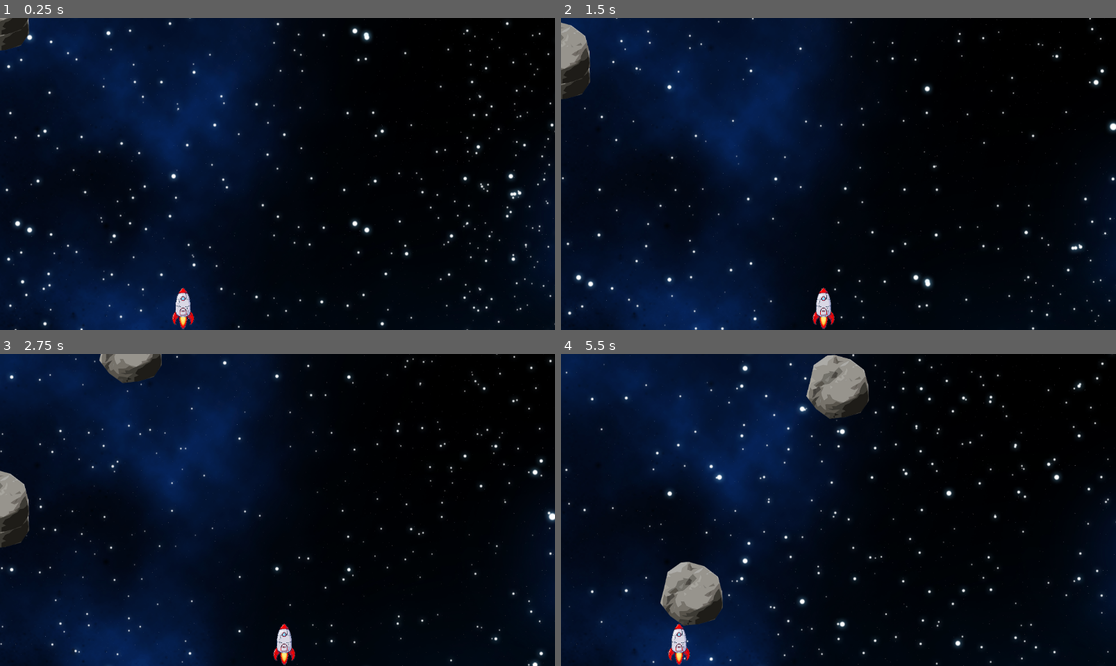
Above: before the commit, frames 1-4 (two rows, left to right).
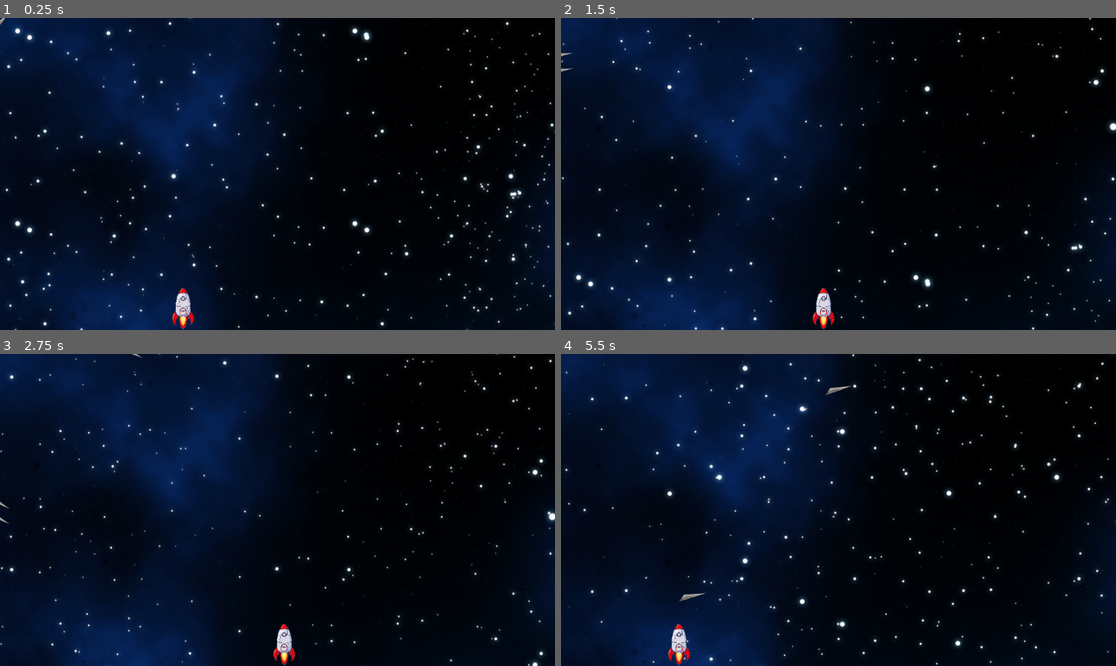
Above: after the commit, the same moments.

Repository: FabianLolo79/ShootEmUp-grupo13
Game: Godot game, scene res://Scenes/main.tscn
The game is run twice, just before and just after one commit, with the same random seed, the same clock (stepped at 60 frames per second) and the same inputs. The project has no main scene, so this scene is started directly.
Inputs:
- Up to frame 1 (0.25 s): no input
- Up to frame 2 (1.5 s): hold Right (ui_right) 0.53-1.28 s; hold Left (ui_left) from 1.28 s (still down)
- Up to frame 3 (2.75 s): release Left (ui_left) at 2.03 s; hold Right (ui_right) from 2.03 s (still down)
- Up to frame 4 (5.5 s): release Right (ui_right) at 2.78 s; hold Up (ui_up) 2.78-3.53 s; hold Left (ui_left) from 3.53 s (still down)

The runs differ from the first frame. In frame 1, 0.5% of the frame differs, in the area x 0-6%, y 0-11%; in frame 2, 1.1%; in frame 3, 1.9%; in frame 4, 3.5%, in the area x 17-56%, y 0-88%.

Commit message:
animation Idle en la roca y comienzo de explotion

Diff:
--- a/Scenes/nave.tscn
+++ b/Scenes/nave.tscn
@@ -13,7 +13,7 @@
 
 [node name="CollisionPolygon2D" type="CollisionPolygon2D" parent="."]
 
-[node name="Area2D" type="Area2D" parent="."]
+[node name="Area2D" type="Area2D" parent="." groups=["nave"]]
 
 [node name="CollisionPolygon2D" type="CollisionPolygon2D" parent="Area2D"]
 
--- a/Scenes/roca.tscn
+++ b/Scenes/roca.tscn
@@ -1,26 +1,162 @@
-[gd_scene load_steps=4 format=3 uid="uid://cc0x7nrsq370s"]
+[gd_scene load_steps=9 format=3 uid="uid://cc0x7nrsq370s"]
 
 [ext_resource type="Script" path="res://enemy.gd" id="1_gw8w0"]
 [ext_resource type="Texture2D" uid="uid://cnat6txgpyenu" path="res://Assets/Enemy/Roca.png" id="2_5j8id"]
+[ext_resource type="Texture2D" uid="uid://dntia8bi0spj3" path="res://Assets/Explosion.png" id="3_15hp5"]
 
 [sub_resource type="CircleShape2D" id="CircleShape2D_qvixq"]
 radius = 63.0079
 
+[sub_resource type="Animation" id="Animation_iq88r"]
+resource_name = "Idle"
+loop_mode = 1
+tracks/0/type = "value"
+tracks/0/imported = false
+tracks/0/enabled = true
+tracks/0/path = NodePath("Sprite2D:texture")
+tracks/0/interp = 1
+tracks/0/loop_wrap = true
+tracks/0/keys = {
+"times": PackedFloat32Array(0),
+"transitions": PackedFloat32Array(1),
+"update": 1,
+"values": [ExtResource("2_5j8id")]
+}
+tracks/1/type = "value"
+tracks/1/imported = false
+tracks/1/enabled = true
+tracks/1/path = NodePath("Sprite2D:rotation")
+tracks/1/interp = 1
+tracks/1/loop_wrap = true
+tracks/1/keys = {
+"times": PackedFloat32Array(0, 0.1, 0.2, 0.3, 0.4, 0.5, 0.6, 0.7, 0.8, 0.9, 1),
+"transitions": PackedFloat32Array(1, 1, 1, 1, 1, 1, 1, 1, 1, 1, 1),
+"update": 0,
+"values": [0.0, 0.261799, 0.523599, 0.785398, 1.0472, 1.309, 1.5708, 1.8326, 2.0944, 2.35619, 2.61799]
+}
+
+[sub_resource type="Animation" id="Animation_4vlxx"]
+resource_name = "Explotion"
+loop_mode = 1
+step = 0.1
+tracks/0/type = "value"
+tracks/0/imported = false
+tracks/0/enabled = true
+tracks/0/path = NodePath("Sprite2D:hframes")
+tracks/0/interp = 1
+tracks/0/loop_wrap = true
+tracks/0/keys = {
+"times": PackedFloat32Array(0),
+"transitions": PackedFloat32Array(1),
+"update": 1,
+"values": [10]
+}
+tracks/1/type = "value"
+tracks/1/imported = false
+tracks/1/enabled = true
+tracks/1/path = NodePath("Sprite2D:texture")
+tracks/1/interp = 1
+tracks/1/loop_wrap = true
+tracks/1/keys = {
+"times": PackedFloat32Array(0),
+"transitions": PackedFloat32Array(1),
+"update": 1,
+"values": [ExtResource("3_15hp5")]
+}
+tracks/2/type = "value"
+tracks/2/imported = false
+tracks/2/enabled = true
+tracks/2/path = NodePath("Sprite2D:frame")
+tracks/2/interp = 1
+tracks/2/loop_wrap = true
+tracks/2/keys = {
+"times": PackedFloat32Array(0, 0.1, 0.2, 0.3, 0.4, 0.5, 0.6, 0.7, 0.8, 0.9),
+"transitions": PackedFloat32Array(1, 1, 1, 1, 1, 1, 1, 1, 1, 1),
+"update": 1,
+"values": [0, 1, 2, 3, 4, 5, 6, 7, 8, 9]
+}
+
+[sub_resource type="Animation" id="Animation_cejm1"]
+length = 0.001
+tracks/0/type = "value"
+tracks/0/imported = false
+tracks/0/enabled = true
+tracks/0/path = NodePath("Sprite2D:texture")
+tracks/0/interp = 1
+tracks/0/loop_wrap = true
+tracks/0/keys = {
+"times": PackedFloat32Array(0),
+"transitions": PackedFloat32Array(1),
+"update": 1,
+"values": [ExtResource("2_5j8id")]
+}
+tracks/1/type = "value"
+tracks/1/imported = false
+tracks/1/enabled = true
+tracks/1/path = NodePath("Sprite2D:rotation")
+tracks/1/interp = 1
+tracks/1/loop_wrap = true
+tracks/1/keys = {
+"times": PackedFloat32Array(0),
+"transitions": PackedFloat32Array(1),
+"update": 0,
+"values": [0.0]
+}
+tracks/2/type = "value"
+tracks/2/imported = false
+tracks/2/enabled = true
+tracks/2/path = NodePath("Sprite2D:hframes")
+tracks/2/interp = 1
+tracks/2/loop_wrap = true
+tracks/2/keys = {
+"times": PackedFloat32Array(0),
+"transitions": PackedFloat32Array(1),
+"update": 1,
+"values": [10]
+}
+tracks/3/type = "value"
+tracks/3/imported = false
+tracks/3/enabled = true
+tracks/3/path = NodePath("Sprite2D:frame")
+tracks/3/interp = 1
+tracks/3/loop_wrap = true
+tracks/3/keys = {
+"times": PackedFloat32Array(0),
+"transitions": PackedFloat32Array(1),
+"update": 1,
+"values": [0]
+}
+
+[sub_resource type="AnimationLibrary" id="AnimationLibrary_kcs26"]
+_data = {
+"Explotion": SubResource("Animation_4vlxx"),
+"Idle": SubResource("Animation_iq88r"),
+"RESET": SubResource("Animation_cejm1")
+}
+
 [node name="Roca" type="RigidBody2D"]
 gravity_scale = 0.1
 script = ExtResource("1_gw8w0")
-metadata/_edit_group_ = true
 
 [node name="Sprite2D" type="Sprite2D" parent="."]
 scale = Vector2(0.6, 0.6)
 texture = ExtResource("2_5j8id")
+hframes = 10
 
 [node name="Area2D" type="Area2D" parent="." groups=["roca"]]
 
 [node name="CollisionShape2D" type="CollisionShape2D" parent="Area2D"]
+visible = false
 position = Vector2(-4, 3)
 shape = SubResource("CircleShape2D_qvixq")
 
 [node name="VisibleOnScreenNotifier2D" type="VisibleOnScreenNotifier2D" parent="."]
+visible = false
+
+[node name="AnimationPlayer" type="AnimationPlayer" parent="."]
+libraries = {
+"": SubResource("AnimationLibrary_kcs26")
+}
+autoplay = "Idle"
 
 [connection signal="area_entered" from="Area2D" to="." method="_on_area_2d_area_entered"]
--- a/enemy.gd
+++ b/enemy.gd
@@ -1,6 +1,6 @@
 extends RigidBody2D
 
 func _on_area_2d_area_entered(area: Area2D) -> void:
-	if area.is_in_group("laser") or area.is_in_group("nave"):
+	if area.is_in_group("laser") or area.is_in_group("nave"): #revisar el or que no anda
 		queue_free()
 	pass
